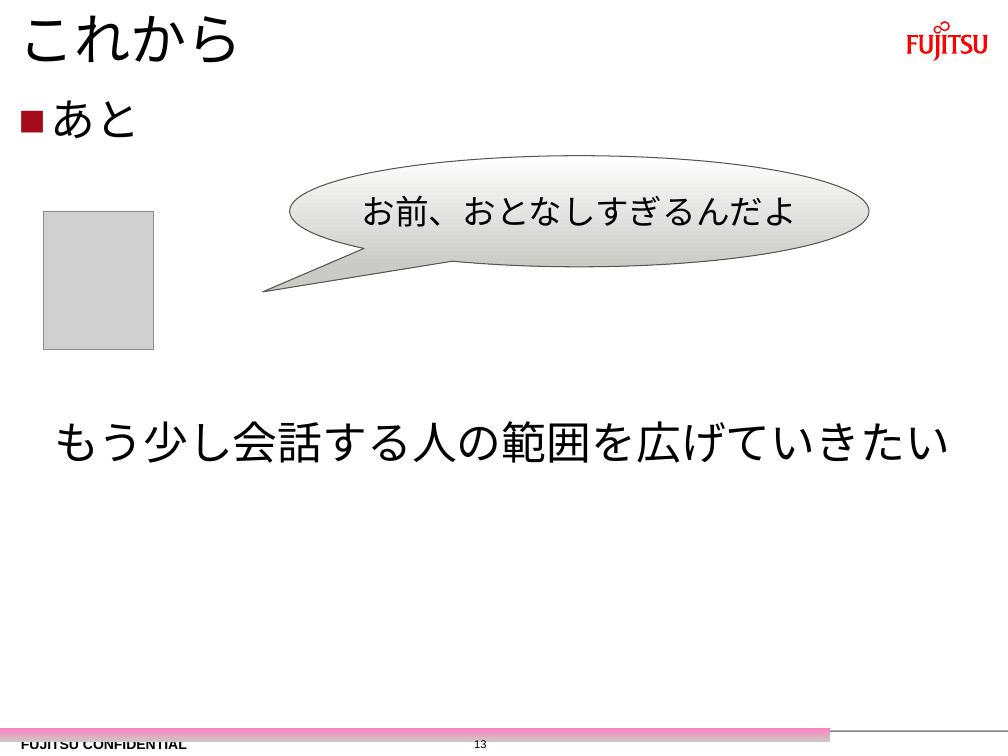
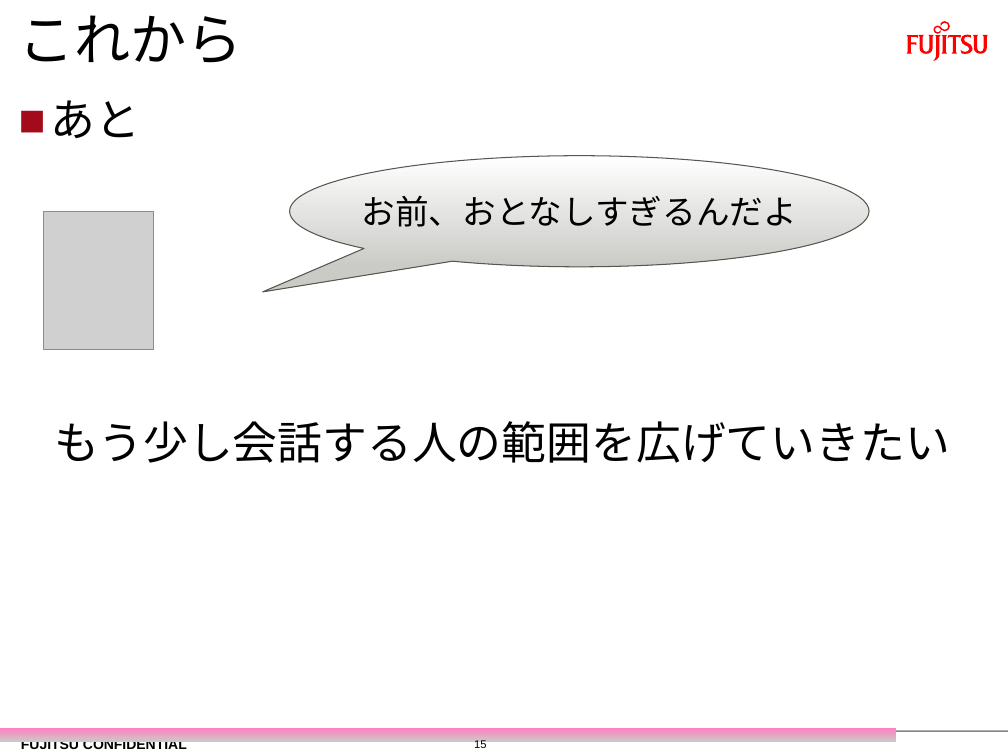
Before and after one commit to yuridonus/FEstudy, a slide deck: slide 16 of 部会発表_鈴木.pptm (slide 14 before the commit). Drawn at 1008x756 pixels with LibreOffice and Linux fonts; fonts in the diff are those of the drawing; grey boxes stand for pictures; background and template pictures are left out. Boxes give left, top, right and bottom in pixels: in the first picture for what was removed or moved away, otherwise in the second. Text is boxed around its words. In the diff, an @@ line names an element or a change of style, - is before the commit and + after.

```diff
--- a/部会発表_鈴木.pptm
+++ b/部会発表_鈴木.pptm
@@ rectangle: place and size @@
-rectangle at box(0, 728, 831, 742)
+rectangle at box(0, 728, 896, 742)
@@ page number at box(474, 740, 486, 748): text changed @@
-13
+15
```
Also in this commit, not shown: 14 other slides changed, 1 slide added, 1 other file.
